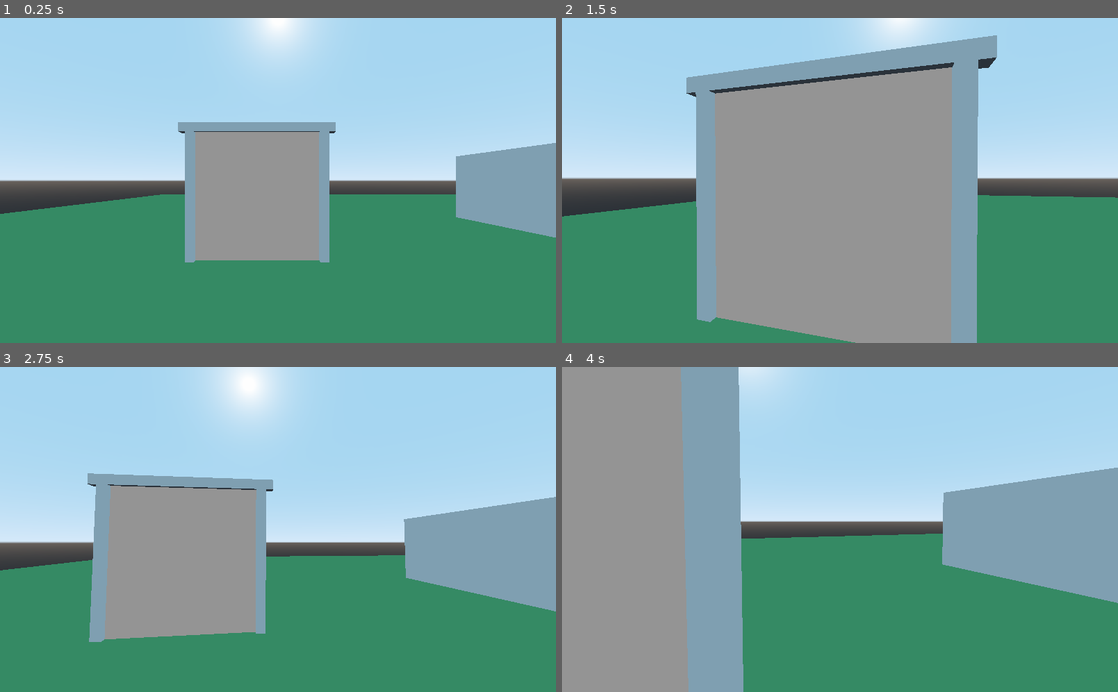
Above: before the commit, frames 1-4 (two rows, left to right).
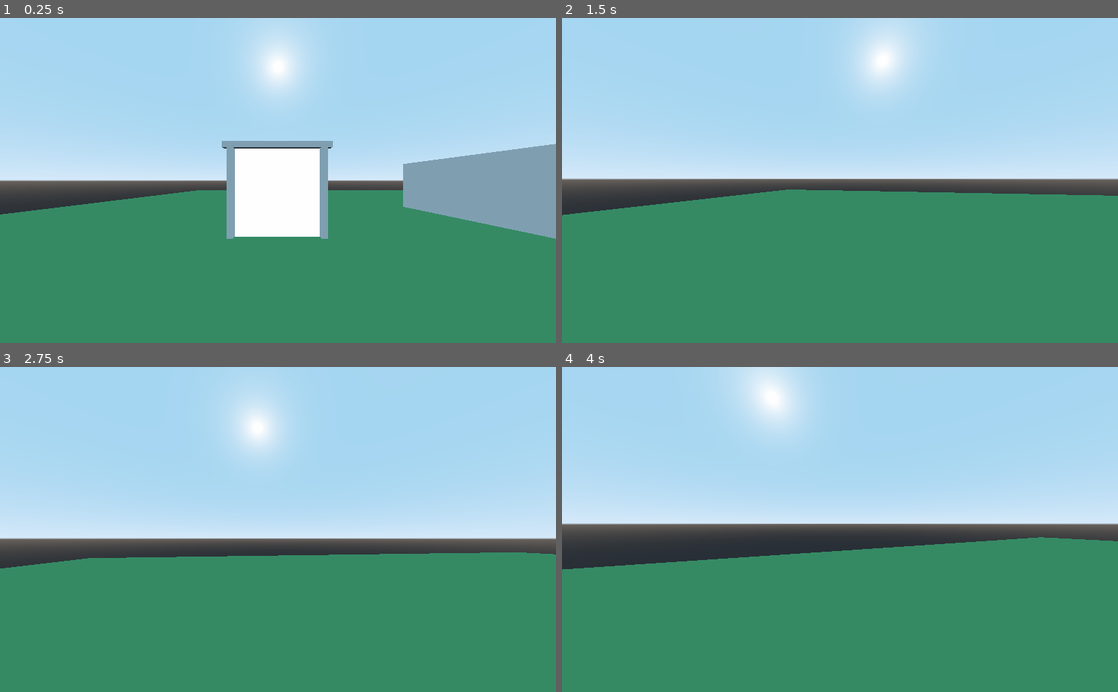
Above: after the commit, the same moments.

Repository: DeleteSystem32/godot-portal-example
Game: Godot game, scene res://main_level.tscn
Two runs of this game, one before a commit and one after it. Both use one fixed random seed, a clock stepped at 60 frames per second and the inputs below.
Inputs (mouse positions are in pixels of both pictures, inside the frame that each line leads up to):
- Up to frame 1 (0.25 s): no input
- Up to frame 2 (1.5 s): tap Enter at 0.5 s; move the mouse to (867, 180) at 0.52 s; hold W (move_forward) from 0.53 s (still down); click (867, 180) at 0.67 s; move the mouse to (812, 180) at 1.27 s; click (812, 180) at 1.42 s
- Up to frame 3 (2.75 s): keep holding W (move_forward); move the mouse to (289, 523) at 2.02 s; click (289, 523) at 2.17 s
- Up to frame 4 (4 s): keep holding W (move_forward); move the mouse to (834, 536) at 2.77 s; click (834, 536) at 2.92 s; move the mouse to (878, 532) at 3.52 s; click (878, 532) at 3.67 s

The runs differ from the first frame. In frame 1, 14% of the frame differs, in the area x 0-100%, y 0-76%; in frame 2, 45%; in frame 3, 25%; in frame 4, 45%, in the area x 0-100%, y 0-100%.
Error after the commit: Parse Error: The class "Portal" shadows a native class. (res://portal.gd:2)

Commit message:
fix portals being framerate-dependent

Diff:
--- /dev/null
+++ b/game_settings.gd
@@ -0,0 +1,4 @@
+class_name GameSettings
+
+static func get_fov() -> int:
+	return 90
--- a/main_level.tscn
+++ b/main_level.tscn
@@ -58,12 +58,13 @@
 [node name="building" parent="." instance=ExtResource( 4 )]
 
 [node name="portal_exit" parent="." instance=ExtResource( 5 )]
-transform = Transform( 1, 0, 0, 0, 1, 0, 0, 0, 1, -10, 0, 6 )
+transform = Transform( 1, 0, 0, 0, 1, 0, 0, 0, 1, -10, 0, 4.09361 )
 
 [node name="portal_gate" type="Spatial" parent="."]
-transform = Transform( 1, 0, 0, 0, 1, 0, 0, 0, 1, -10.4436, 0, 0 )
+transform = Transform( 1, 0, 0, 0, 1, 0, 0, 0, 1, -10, 0, 0 )
 
 [node name="portal" parent="portal_gate" instance=ExtResource( 6 )]
+transform = Transform( 1, 0, 0, 0, 1, 0, 0, 0, 1, 0, 0, -0.1 )
 portal_exit_path = NodePath("../../portal_exit")
 max_recursion = 9
 
--- a/player.gd
+++ b/player.gd
@@ -1,4 +1,5 @@
 extends KinematicBody
+class_name Player
 
 # Declare member variables here. Examples:
 # var a = 2
@@ -6,7 +7,7 @@
 
 signal moved(player)
 
-const move_speed = 3.0
+const move_speed = 6.0
 
 var camera setget ,get_camera
 
@@ -15,6 +16,7 @@
 var has_focus = true
 
 func _ready():
+	$head/Camera.fov = GameSettings.get_fov()
 	Input.set_mouse_mode(Input.MOUSE_MODE_CAPTURED)
 
 func get_camera():
@@ -35,6 +37,7 @@
 func _input(event):
 	if event is InputEventMouseButton && event.button_index == BUTTON_LEFT && event.pressed:
 		has_focus = true
+		Input.set_mouse_mode(Input.MOUSE_MODE_CAPTURED)
 
 	if event is InputEventMouseMotion && has_focus:
 		rotate_y(-event.relative.x/200.0)
--- a/player.tscn
+++ b/player.tscn
@@ -1,8 +1,11 @@
-[gd_scene load_steps=3 format=2]
+[gd_scene load_steps=4 format=2]
 
 [ext_resource path="res://player.gd" type="Script" id=1]
 
 [sub_resource type="CapsuleShape" id=1]
+radius = 0.5
+
+[sub_resource type="CapsuleMesh" id=2]
 radius = 0.5
 
 [node name="player" type="KinematicBody"]
@@ -16,7 +19,14 @@
 
 [node name="Camera" type="Camera" parent="head"]
 cull_mask = 3
+fov = 90.0
 
 [node name="CollisionShape" type="CollisionShape" parent="."]
-transform = Transform( 1, 0, 0, 0, -4.37114e-08, 1, 0, -1, -4.37114e-08, 0, 1.03199, 0 )
+transform = Transform( 1, 0, 0, 0, -4.37114e-08, 1, 0, -1, -4.37114e-08, 0, 1, 0 )
 shape = SubResource( 1 )
+
+[node name="testmesh" type="MeshInstance" parent="."]
+transform = Transform( 1, 0, 0, 0, -4.37114e-08, 1, 0, -1, -4.37114e-08, 0, 1, 0 )
+visible = false
+mesh = SubResource( 2 )
+material/0 = null
--- a/portal.gd
+++ b/portal.gd
@@ -1,4 +1,5 @@
 extends Spatial
+class_name Portal
 
 export(NodePath) var portal_exit_path
 export(int) var max_recursion = 1
@@ -24,16 +25,14 @@
 	hide()
 
 func _on_player_moved(player):
-	var previous_camera_location = player.camera.global_transform.origin
-	var previous_camera_basis = player.camera.global_transform.basis
-	var own_rot = global_transform.basis.orthonormalized().get_euler()
-	for i in range(max_recursion):
-		previous_camera_location = portal_exit.set_camera_position(to_local(previous_camera_location), i)
-		var localised_rot = previous_camera_basis.orthonormalized().get_euler() - own_rot
-		previous_camera_basis = portal_exit.set_camera_rotation(localised_rot, i)
+	portal_exit.set_camera_position_new(player.camera.global_transform.origin, self, 0, max_recursion)
+	portal_exit.set_camera_rotation_new(player.camera.global_transform.basis.orthonormalized().get_euler(),
+		global_transform.basis.orthonormalized().get_euler(), 0, max_recursion)
+
 
 func _on_portal_entry_body_entered(body):
-	if body.get_movement_direction().dot(global_transform.basis.z) < 0:
+	print(body.get_movement_direction().dot(global_transform.basis.z))
+	if body is Player && body.get_movement_direction().dot(global_transform.basis.z) < 0: # check if player is moving toward portal
 		var localised_rot = body.global_transform.basis.orthonormalized().get_euler() - global_transform.basis.orthonormalized().get_euler()
 		var target_rot = portal_exit.global_transform.basis.orthonormalized().get_euler() + localised_rot
 		body.global_transform.basis = Basis(target_rot)
--- a/portal_exit.gd
+++ b/portal_exit.gd
@@ -1,4 +1,5 @@
 extends Spatial
+class_name PortalExit
 
 var viewports = []
 var cameras = []
@@ -7,18 +8,26 @@
 	viewports = get_children()
 	for vp in viewports:
 		vp.size = get_viewport().size
+		var cam = vp.get_node("Camera")
+		cam.fov = GameSettings.get_fov()
 		cameras.append(vp.get_node("Camera"))
 
 func get_viewport_texture(recursion_level = 0):
-#	$Viewport.size = get_viewport().size
-#	print(viewports[recursion_level].get_texture())
 	return viewports[recursion_level].get_texture()
 
-func set_camera_position(relative_pos, recursion_level = 0):
-	cameras[recursion_level].global_transform.origin = to_global(relative_pos)
-	return cameras[recursion_level].global_transform.origin
+func set_camera_position_new(cam_pos_global, portal_entry, recursion_level = 0, max_recursion_level = 1):
+	var cam_pos_local = portal_entry.to_local(cam_pos_global)
+	var new_cam_pos = to_global(cam_pos_local)
+#	var next_cam_pos = null
+	if recursion_level < max_recursion_level-1:
+		set_camera_position_new(new_cam_pos, portal_entry, recursion_level+1, max_recursion_level)
+	cameras[recursion_level].global_transform.origin = new_cam_pos
+#	viewports[recursion_level].update_worlds()
 
-func set_camera_rotation(source_rot, recursion_level = 0):
-	var target_rot = global_transform.basis.orthonormalized().get_euler() + source_rot
+func set_camera_rotation_new(source_rot, portal_entry_rot, recursion_level = 0, max_recursion_level = 1):
+	var localised_rot = source_rot - portal_entry_rot
+	var target_rot = global_transform.basis.orthonormalized().get_euler() + localised_rot
+	if recursion_level < max_recursion_level - 1:
+		set_camera_rotation_new(target_rot, portal_entry_rot, recursion_level+1, max_recursion_level)
 	cameras[recursion_level].global_transform.basis = Basis(target_rot)
-	return cameras[recursion_level].global_transform.basis
+#	viewports[recursion_level].update_worlds()
--- a/portal_exit.tscn
+++ b/portal_exit.tscn
@@ -7,6 +7,7 @@
 
 [node name="Viewport_lv0" type="Viewport" parent="."]
 keep_3d_linear = true
+render_target_update_mode = 3
 shadow_atlas_size = 2048
 
 [node name="Camera" type="Camera" parent="Viewport_lv0"]
@@ -15,6 +16,7 @@
 
 [node name="Viewport_lv1" type="Viewport" parent="."]
 keep_3d_linear = true
+render_target_update_mode = 3
 shadow_atlas_size = 2048
 
 [node name="Camera" type="Camera" parent="Viewport_lv1"]
@@ -23,6 +25,7 @@
 
 [node name="Viewport_lv2" type="Viewport" parent="."]
 keep_3d_linear = true
+render_target_update_mode = 3
 shadow_atlas_size = 2048
 
 [node name="Camera" type="Camera" parent="Viewport_lv2"]
@@ -31,6 +34,7 @@
 
 [node name="Viewport_lv3" type="Viewport" parent="."]
 keep_3d_linear = true
+render_target_update_mode = 3
 shadow_atlas_size = 2048
 
 [node name="Camera" type="Camera" parent="Viewport_lv3"]
@@ -39,6 +43,7 @@
 
 [node name="Viewport_lv4" type="Viewport" parent="."]
 keep_3d_linear = true
+render_target_update_mode = 3
 shadow_atlas_size = 2048
 
 [node name="Camera" type="Camera" parent="Viewport_lv4"]
@@ -47,6 +52,7 @@
 
 [node name="Viewport_lv5" type="Viewport" parent="."]
 keep_3d_linear = true
+render_target_update_mode = 3
 shadow_atlas_size = 2048
 
 [node name="Camera" type="Camera" parent="Viewport_lv5"]
@@ -55,6 +61,7 @@
 
 [node name="Viewport_lv6" type="Viewport" parent="."]
 keep_3d_linear = true
+render_target_update_mode = 3
 shadow_atlas_size = 2048
 
 [node name="Camera" type="Camera" parent="Viewport_lv6"]
@@ -63,6 +70,7 @@
 
 [node name="Viewport_lv7" type="Viewport" parent="."]
 keep_3d_linear = true
+render_target_update_mode = 3
 shadow_atlas_size = 2048
 
 [node name="Camera" type="Camera" parent="Viewport_lv7"]
@@ -71,6 +79,7 @@
 
 [node name="Viewport_lv8" type="Viewport" parent="."]
 keep_3d_linear = true
+render_target_update_mode = 3
 shadow_atlas_size = 2048
 
 [node name="Camera" type="Camera" parent="Viewport_lv8"]
@@ -79,6 +88,7 @@
 
 [node name="Viewport_lv9" type="Viewport" parent="."]
 keep_3d_linear = true
+render_target_update_mode = 3
 shadow_atlas_size = 2048
 
 [node name="Camera" type="Camera" parent="Viewport_lv9"]
--- a/project.godot
+++ b/project.godot
@@ -8,9 +8,32 @@
 
 config_version=4
 
-_global_script_classes=[  ]
+_global_script_classes=[ {
+"base": "Reference",
+"class": "GameSettings",
+"language": "GDScript",
+"path": "res://game_settings.gd"
+}, {
+"base": "KinematicBody",
+"class": "Player",
+"language": "GDScript",
+"path": "res://player.gd"
+}, {
+"base": "Spatial",
+"class": "Portal",
+"language": "GDScript",
+"path": "res://portal.gd"
+}, {
+"base": "Spatial",
+"class": "PortalExit",
+"language": "GDScript",
+"path": "res://portal_exit.gd"
+} ]
 _global_script_class_icons={
-
+"GameSettings": "",
+"Player": "",
+"Portal": "",
+"PortalExit": ""
 }
 
 [application]
